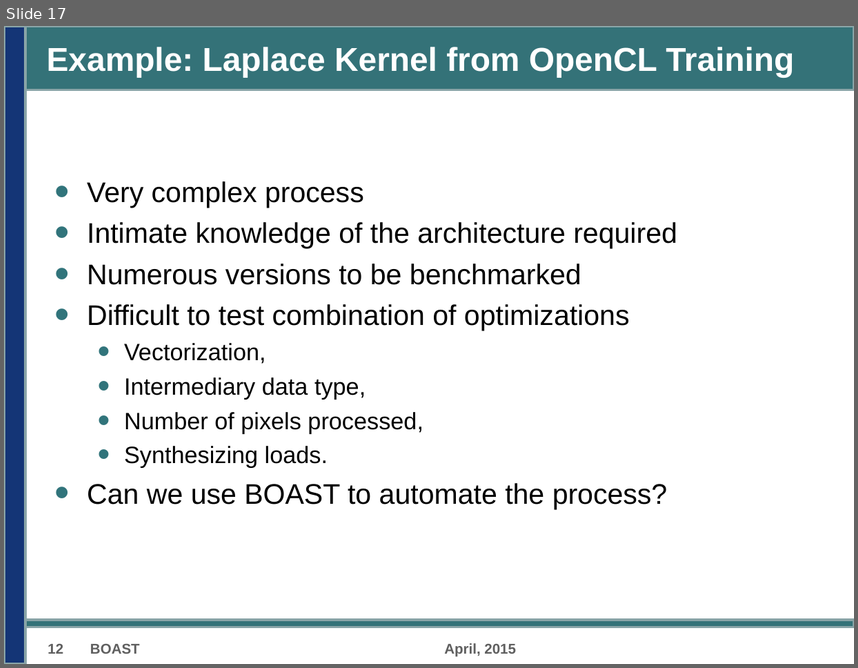
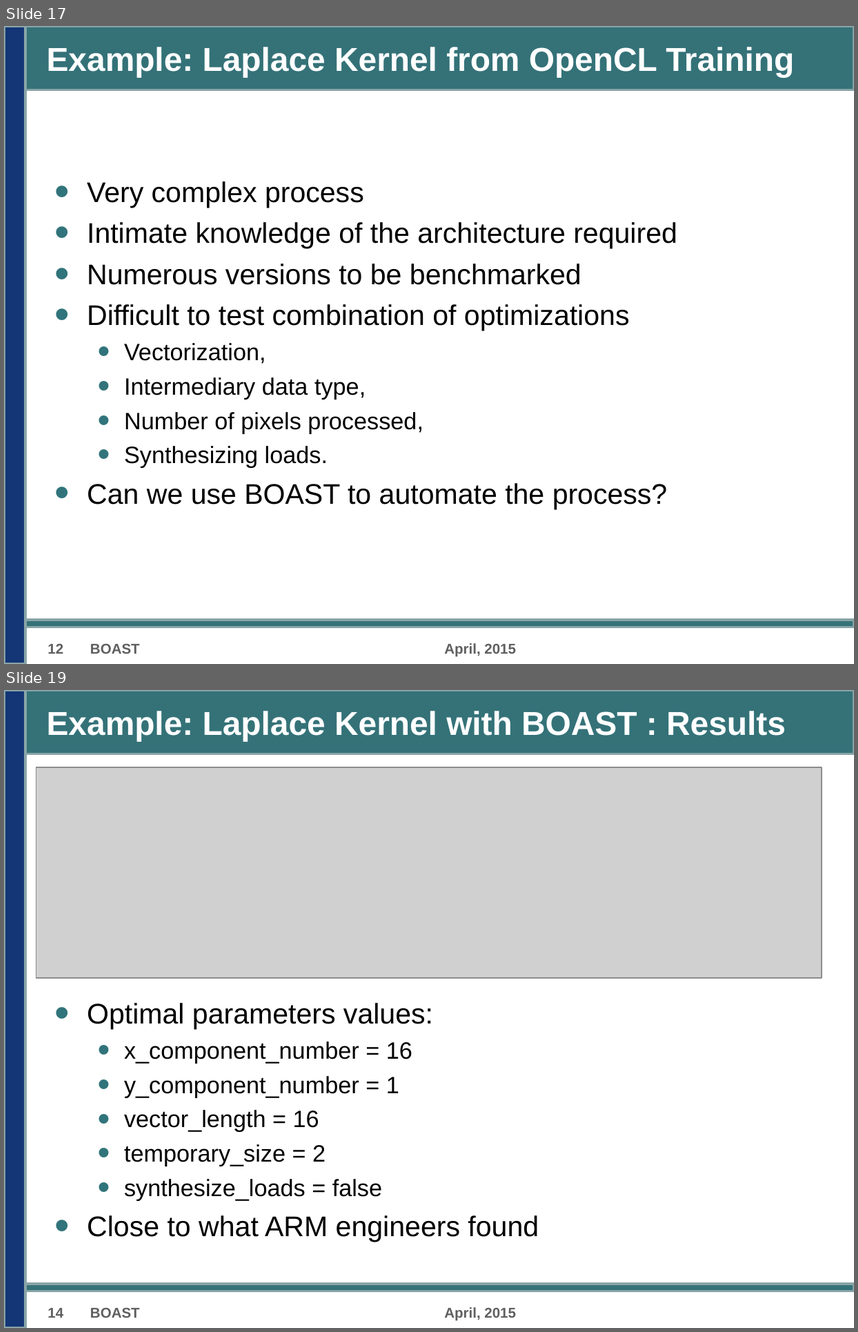
Before and after one commit to Nanosim-LIG/boast-lig, a slide deck: Paper/D5.5/D5.5.odp. Shown one above the other, each under a label of ours: slide 17 before the commit, slides 17 and 19 after it; the slides between them are not shown. The pictures are 858x668 and 858x1332 pixels, drawn with LibreOffice and Linux fonts; fonts in the diff are those of the drawing; grey boxes stand for pictures; background and template pictures are left out. Boxes give left, top, right and bottom in pixels: in the first picture for what was removed or moved away, otherwise in the second. Text is boxed around its words. In the diff, an @@ line names an element or a change of style, - is before the commit and + after.

```diff
--- a/Paper/D5.5/D5.5.odp
+++ b/Paper/D5.5/D5.5.odp
@@ slide 19 added at (x1=4, y1=690, x2=854, y2=1328), background #FFFFFF; not listed: 3 template elements that a slide beside it also shows @@
@@ title added at (x1=47, y1=711, x2=786, y2=741), 28 pt, text #FFFFFF, bold @@
+Example: Laplace Kernel with BOAST : Results
@@ picture added at (x1=36, y1=767, x2=822, y2=978) @@
@@ text added at (x1=87, y1=1003, x2=539, y2=1241), 20 pt, text #000000 @@
+• Optimal parameters values:
+  • x_component_number = 16
+  • y_component_number = 1
+  • vector_length = 16
+  • temporary_size = 2
+  • synthesize_loads = false
+• Close to what ARM engineers found
@@ text added at (x1=47, y1=1308, x2=63, y2=1317), 12 pt, text #5F5F5F, bold @@
+14
@@ text added at (x1=90, y1=1307, x2=140, y2=1317), 12 pt, text #5F5F5F, bold @@
+BOAST
@@ text added at (x1=444, y1=1307, x2=516, y2=1321), 12 pt, text #5F5F5F, bold @@
+April, 2015
```
Also in this commit, not shown: 3 other slides added, 3 other files.
